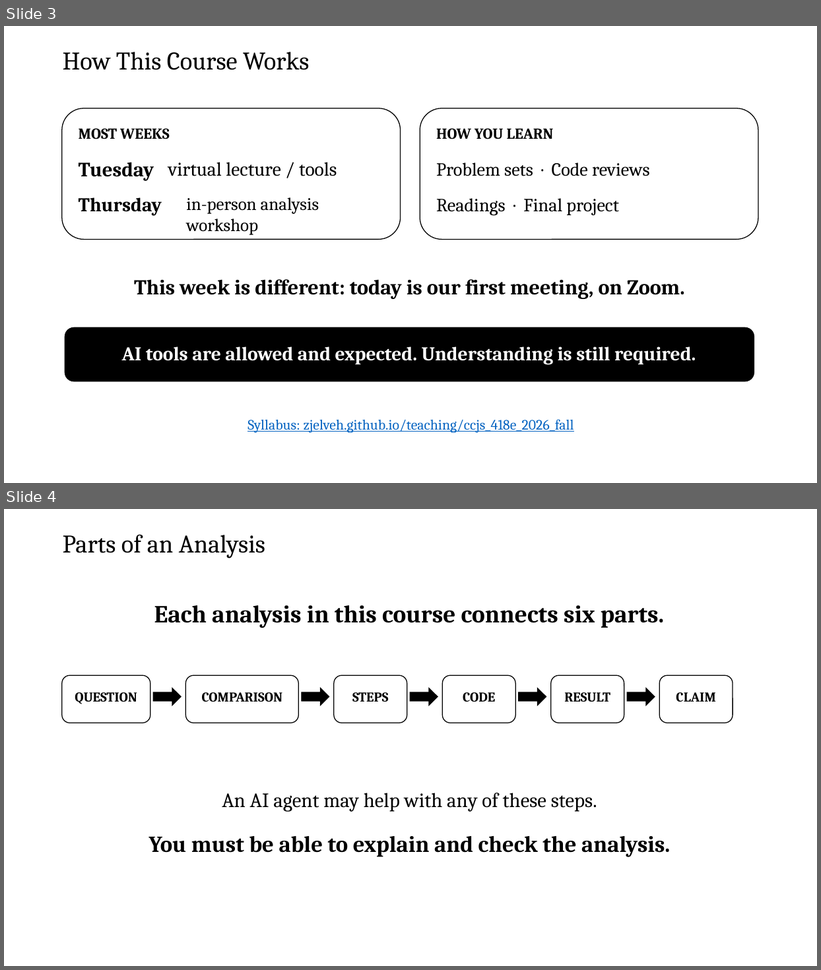
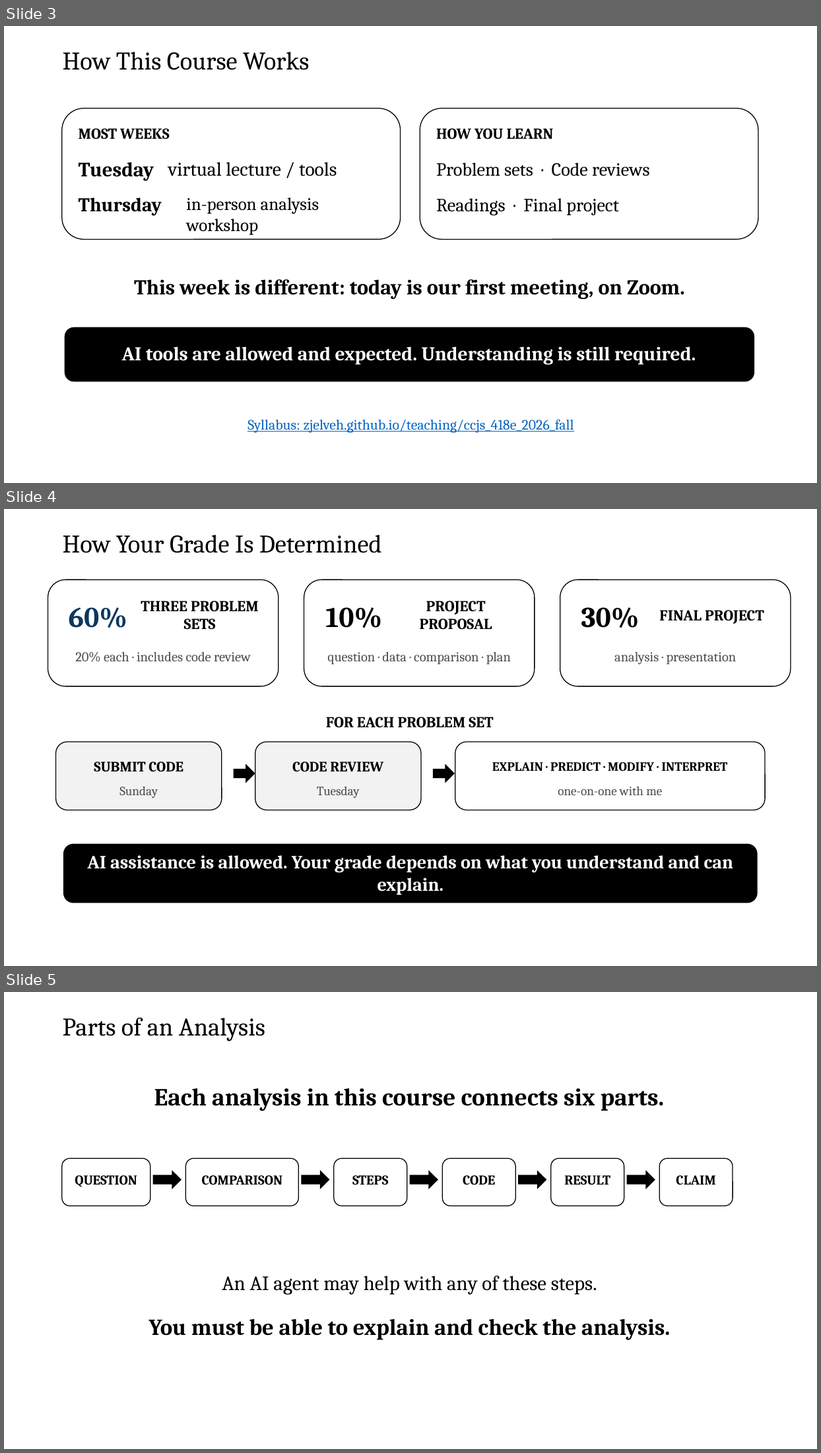
Before and after one commit to zjelveh/zjelveh.github.io, a slide deck: files/ccjs418e_fall2026/lecture_1.pptx. Shown one above the other, each under a label of ours: slides 3 and 4 before the commit, slides 3, 4 and 5 after it. The pictures are 821x970 and 821x1453 pixels, drawn with LibreOffice and Linux fonts; fonts in the diff are those of the drawing. Boxes give left, top, right and bottom in pixels: in the first picture for what was removed or moved away, otherwise in the second. Text is boxed around its words. In the diff, an @@ line names an element or a change of style, - is before the commit and + after.

Commit message:
Add assessment overview to Lecture 1

```diff
--- a/files/ccjs418e_fall2026/lecture_1.pptx
+++ b/files/ccjs418e_fall2026/lecture_1.pptx
@@ slide 4 added at <box>4,509,817,966</box>, background #FFFFFF @@
@@ text added at <box>63,535,382,553</box>, 30 pt, text #000000 @@
+How Your Grade Is Determined
@@ rounded rectangle added at <box>48,580,279,687</box>, fill #FFFFFF, outline #000000 1 pt @@
@@ rounded rectangle added at <box>304,580,535,687</box>, fill #FFFFFF, outline #000000 1 pt @@
@@ rounded rectangle added at <box>560,580,791,687</box>, fill #FFFFFF, outline #000000 1 pt @@
@@ text added at <box>69,607,127,628</box>, 34 pt, text #0C375F, bold @@
+60%
@@ text added at <box>141,601,259,629</box>, 18 pt, text #000000, bold @@
+THREE PROBLEM SETS
@@ text added at <box>325,607,382,628</box>, 34 pt, text #000000, bold @@
+10%
@@ text added at <box>420,601,492,630</box>, 18 pt, text #000000, bold @@
+PROJECT PROPOSAL
@@ text added at <box>582,607,640,628</box>, 34 pt, text #000000, bold @@
+30%
@@ text added at <box>659,610,764,624</box>, 18 pt, text #000000, bold @@
+FINAL PROJECT
@@ text added at <box>75,652,251,662</box>, 16 pt, text #4B4B4B @@
+20% each · includes code review
@@ text added at <box>327,652,511,665</box>, 16 pt, text #4B4B4B @@
+question · data · comparison · plan
@@ text added at <box>614,652,737,665</box>, 16 pt, text #4B4B4B @@
+analysis · presentation
@@ text added at <box>326,717,493,728</box>, 18 pt, text #000000, bold @@
+FOR EACH PROBLEM SET
@@ rounded rectangle added at <box>56,742,222,811</box>, fill #F2F2F2, outline #000000 1 pt @@
@@ rounded rectangle added at <box>255,742,421,811</box>, fill #F2F2F2, outline #000000 1 pt @@
@@ rounded rectangle added at <box>455,742,765,811</box>, fill #FFFFFF, outline #000000 1 pt @@
@@ text added at <box>94,762,184,772</box>, 17 pt, text #000000, bold @@
+SUBMIT CODE
@@ right arrow added at <box>234,765,255,782</box>, fill #000000, outline #000000 1 pt @@
@@ text added at <box>292,762,384,772</box>, 17 pt, text #000000, bold @@
+CODE REVIEW
@@ right arrow added at <box>434,765,454,782</box>, fill #000000, outline #000000 1 pt @@
@@ text added at <box>492,762,727,772</box>, 15 pt, text #000000, bold @@
+EXPLAIN · PREDICT · MODIFY · INTERPRET
@@ text added at <box>120,786,158,798</box>, 15 pt, text #4B4B4B @@
+Sunday
@@ text added at <box>317,787,360,798</box>, 15 pt, text #4B4B4B @@
+Tuesday
@@ text added at <box>558,786,662,795</box>, 15 pt, text #4B4B4B @@
+one-on-one with me
@@ rounded rectangle added at <box>64,844,757,903</box>, fill #000000, outline #000000 1 pt @@
@@ text added at <box>87,855,734,895</box>, 22 pt, text #FFFFFF, bold @@
+AI assistance is allowed. Your grade depends on what you understand and can explain.
@@ what was slide 4 is now slide 5 @@
```
